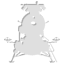
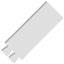
Before/after of a 64x64 layered artwork. What changed in the layer stack:
showed group "US" (24 layers) over (1, 1, 63, 63)
added layer "Blok I" in group "USSR" over (1, 1, 63, 63)
hid "LK" (1st of 2, in "USSR"), painted on it over (4, 1, 60, 63)
